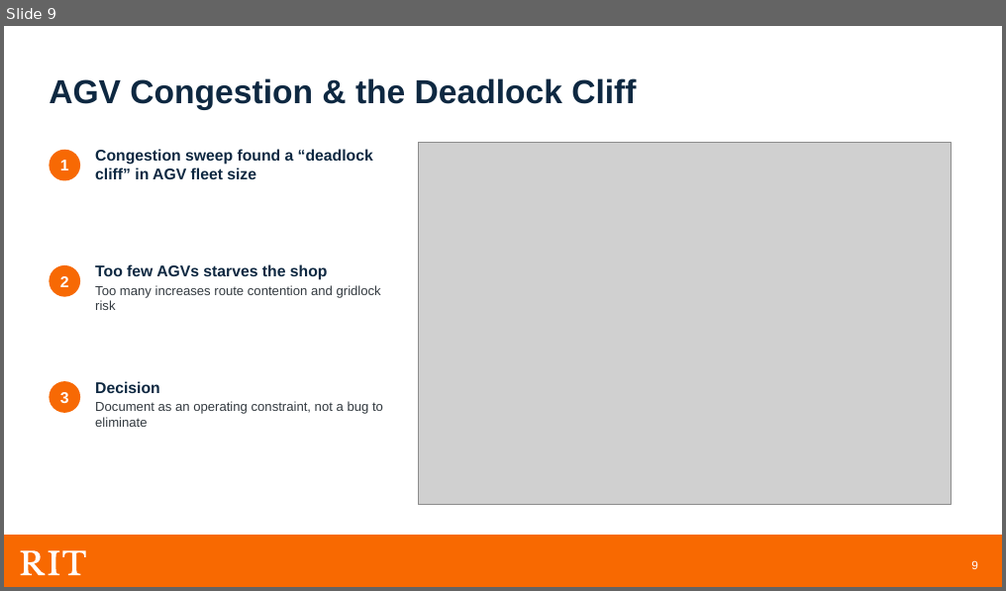
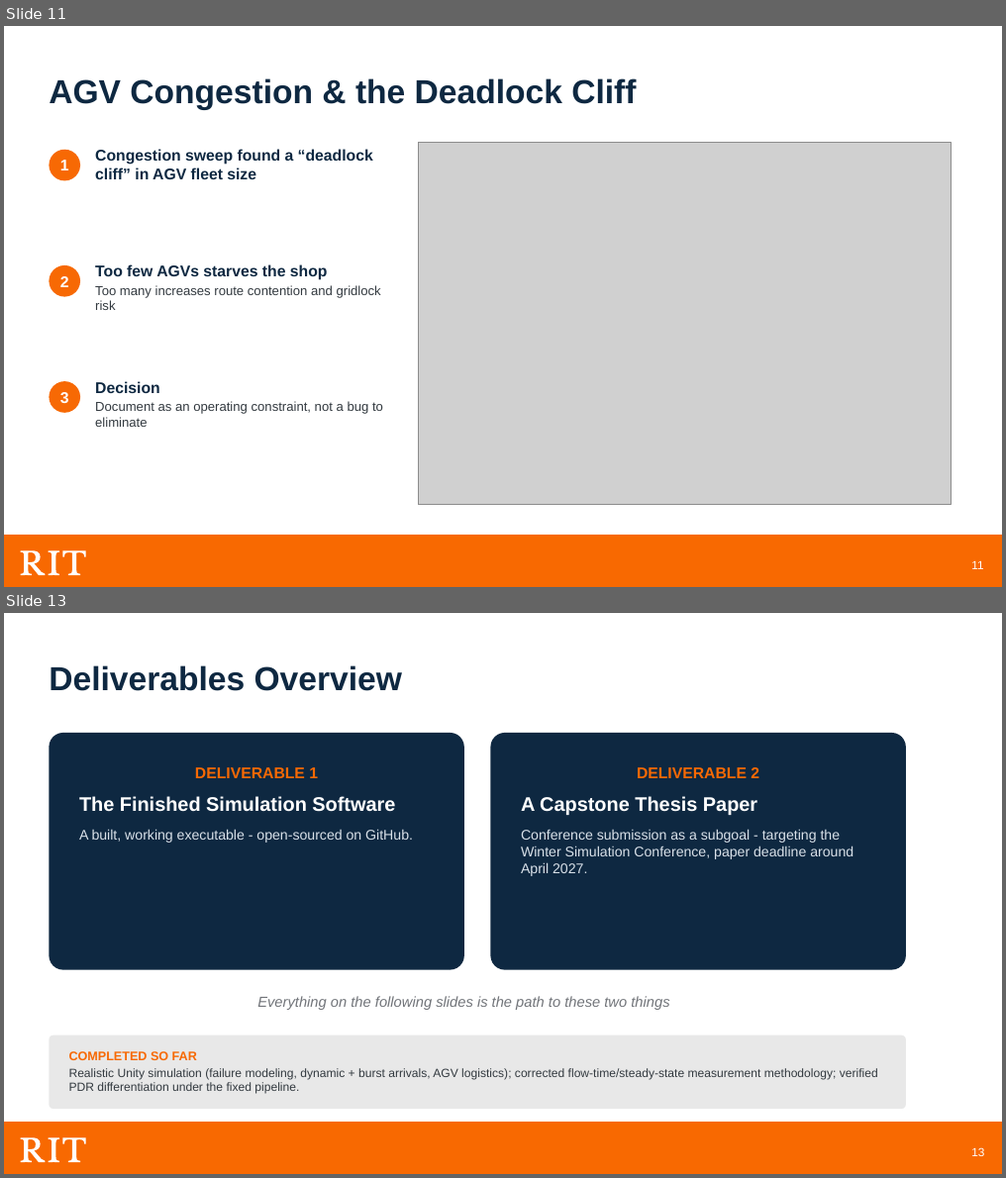
Before and after one commit to meaton96/Capstone, a slide deck: docs/presentation/Capstone_Planning_Presentation.pptx. Shown one above the other, each under a label of ours: slide 9 before the commit, slides 11 and 13 after it; the slides between them are not shown. The pictures are 1006x591 and 1006x1178 pixels, drawn with LibreOffice and Linux fonts; fonts in the diff are those of the drawing; grey boxes stand for pictures; background and template pictures are left out. Boxes give left, top, right and bottom in pixels: in the first picture for what was removed or moved away, otherwise in the second. Text is boxed around its words. In the diff, an @@ line names an element or a change of style, - is before the commit and + after.

```diff
--- a/docs/presentation/Capstone_Planning_Presentation.pptx
+++ b/docs/presentation/Capstone_Planning_Presentation.pptx
@@ slide 13 added at [4,613,1002,1174], background #FFFFFF; not listed: 7 template elements that a slide beside it also shows @@
@@ text added at [49,665,402,691], 32 pt, text #0E2841, bold @@
+Deliverables Overview
@@ rounded rectangle added at [49,733,464,970], fill #0E2841, 13.5 pt, text #D8E0E8 @@
+DELIVERABLE 1
+The Finished Simulation Software
+A built, working executable - open-sourced on GitHub.
@@ rounded rectangle added at [491,733,906,970], fill #0E2841, 13.5 pt, text #D8E0E8 @@
+DELIVERABLE 2
+A Capstone Thesis Paper
+Conference submission as a subgoal - targeting the Winter Simulation Conference, paper deadline around April 2027.
@@ text added at [257,996,669,1010], 14 pt, text #717479, italic @@
+Everything on the following slides is the path to these two things
@@ rounded rectangle added at [49,1035,906,1109], fill #E8E8E8, 11.5 pt, text #333A40 @@
+COMPLETED SO FAR
+Realistic Unity simulation (failure modeling, dynamic + burst arrivals, AGV logistics); corrected flow-time/steady-state measurement methodology; verified PDR differentiation under the fixed pipeline.
@@ what was slide 9 is now slide 11 @@
@@ page number at [971,561,983,570]: text changed @@
-9
+11
```
Also in this commit, not shown: 7 other slides changed, 18 other slides added, 13 slides removed, 4 other files.
